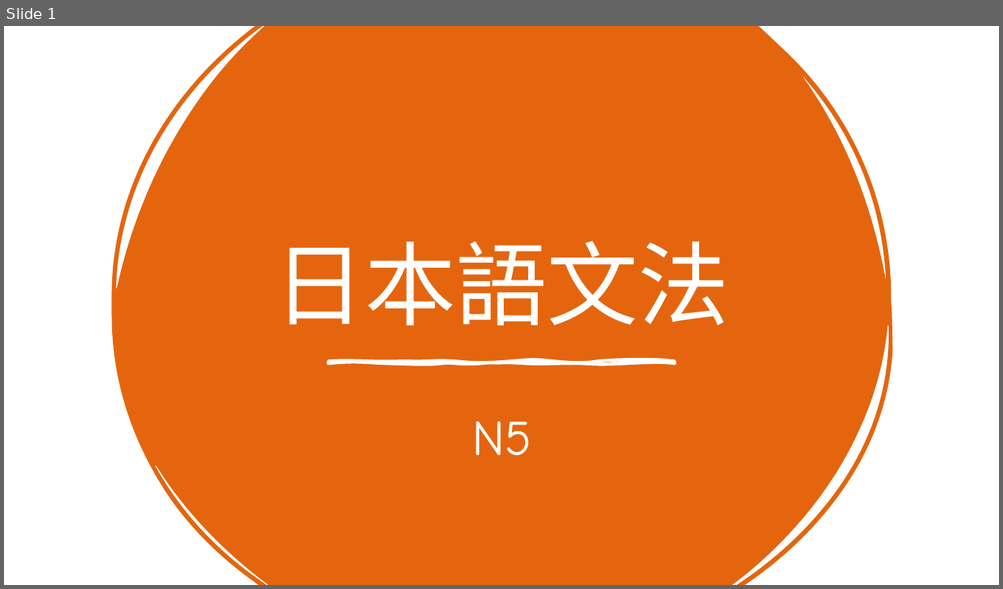
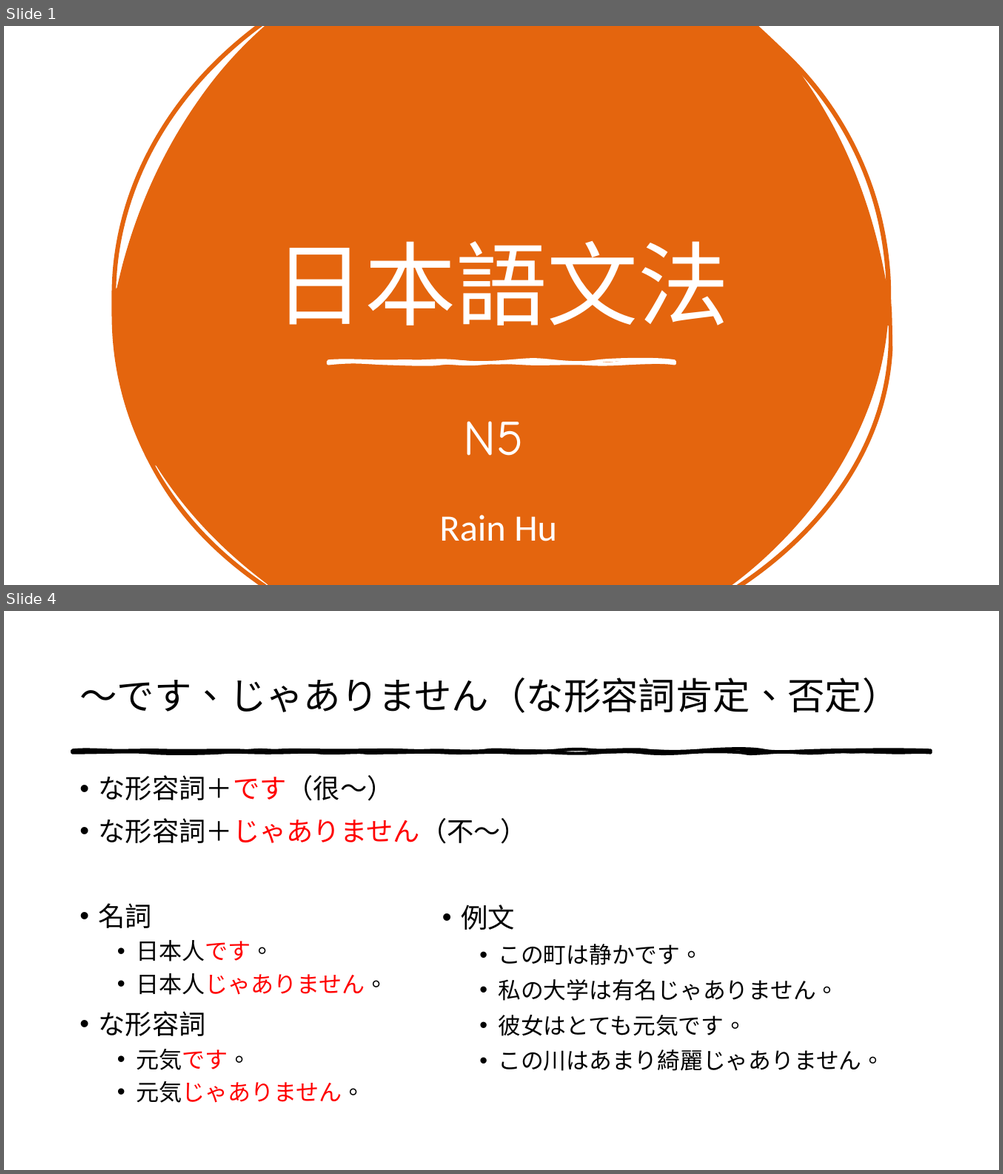
Before and after one commit to intervalrain/intervalrain.github.io, a slide deck: content/posts/jp/ppt/n5.pptx. Shown one above the other, each under a label of ours: slide 1 before the commit, slides 1 and 4 after it; the slides between them are not shown. The pictures are 1003x589 and 1003x1174 pixels, drawn with LibreOffice and Linux fonts; fonts in the diff are those of the drawing. Boxes give left, top, right and bottom in pixels: in the first picture for what was removed or moved away, otherwise in the second. Text is boxed around its words. In the diff, an @@ line names an element or a change of style, - is before the commit and + after.

```diff
--- a/content/posts/jp/ppt/n5.pptx
+++ b/content/posts/jp/ppt/n5.pptx
@@ slide 4 added at (4,611,999,1170), background #FFFFFF @@
@@ title added at (79,678,899,713), 36 pt, text #000000 @@
+〜です、じゃありません（な形容詞肯定、否定）
@@ freeform shape added at (73,751,930,753), fill #000000, outline #000000 3 pt @@
@@ text added at (99,775,527,1103), 25.9 pt, text #000000 @@
+• な形容詞＋です（很～）
+• な形容詞＋じゃありません（不～）
+• 名詞
+  • 日本人です。
+  • 日本人じゃありません。
+• な形容詞
+  • 元気です。
+  • 元気じゃありません。
@@ text added at (461,905,884,1071), 22 pt, text #000000 @@
+• 例文
+  • この町は静かです。
+  • 私の大学は有名じゃありません。
+  • 彼女はとても元気です。
+  • この川はあまり綺麗じゃありません。
@@ slide 1 changed as well @@
@@ subtitle "N5": place and size @@
-subtitle "N5" at (472,421,532,456)
+subtitle "N5" at (464,421,523,456)
@@ text added at (439,515,557,542), 36 pt, text #FFFFFF @@
+Rain Hu
```
Also in this commit, not shown: 19 other slides added, 1 slide removed.
